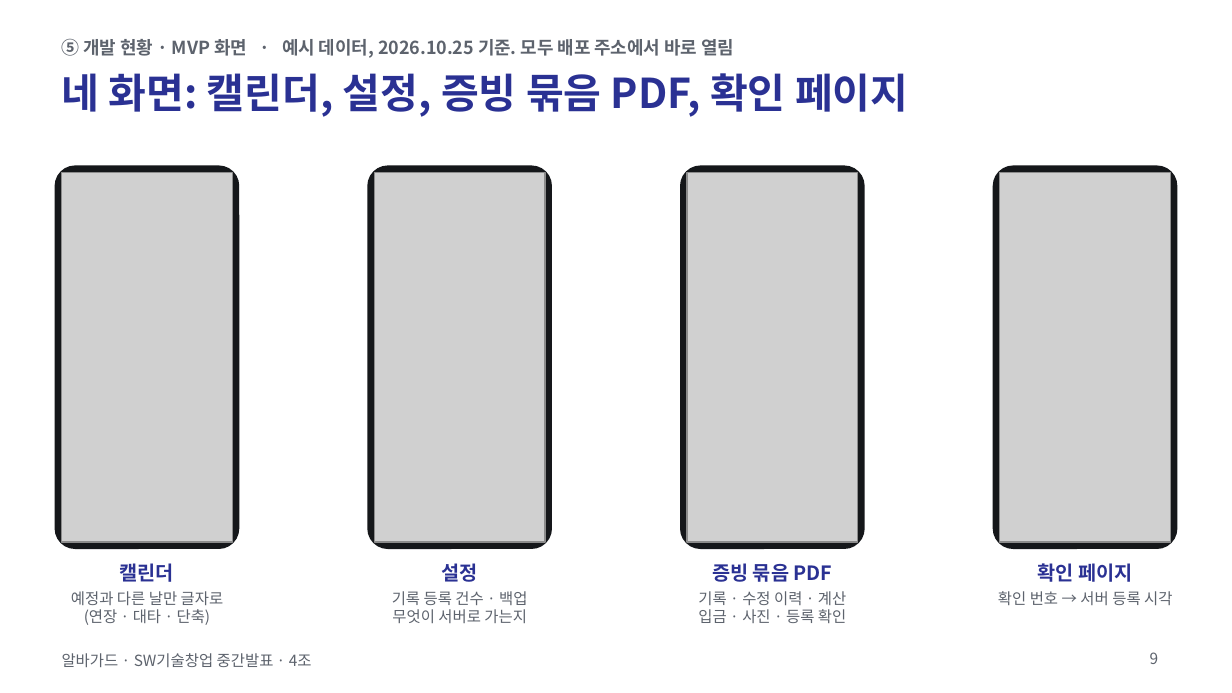
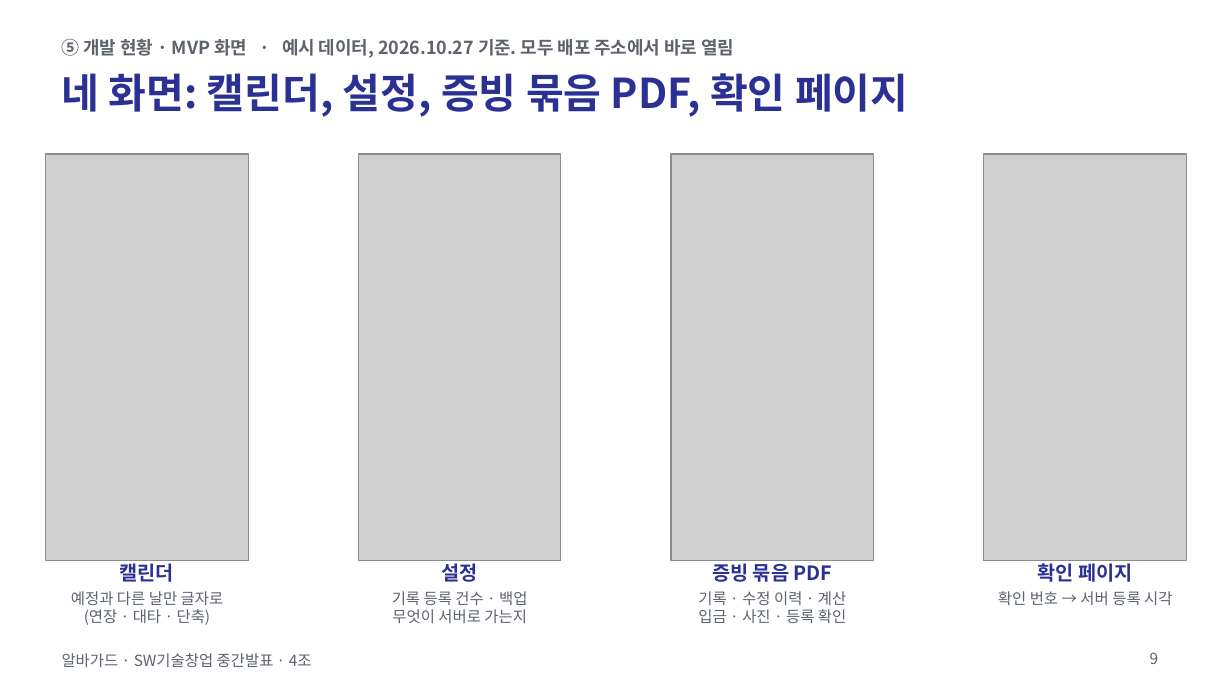
Before and after one commit to jihooni217/albaguard, a slide deck: slide 9 of docs/06_중간발표_PPT_간결판.pptx. Drawn at 1232x693 pixels with LibreOffice and Linux fonts; fonts in the diff are those of the drawing; grey boxes stand for pictures. Boxes give left, top, right and bottom in pixels: in the first picture for what was removed or moved away, otherwise in the second. Text is boxed around its words. In the diff, an @@ line names an element or a change of style, - is before the commit and + after.

```diff
--- a/docs/06_중간발표_PPT_간결판.pptx
+++ b/docs/06_중간발표_PPT_간결판.pptx
@@ text at [62,39,734,58]: text changed @@
-⑤ 개발 현황 · MVP 화면 · 예시 데이터, 2026.10.25 기준. 모두 배포 주소에서 바로 열림
+⑤ 개발 현황 · MVP 화면 · 예시 데이터, 2026.10.27 기준. 모두 배포 주소에서 바로 열림
@@ picture: place and size @@
-picture at [62,172,233,542]
+picture at [46,154,248,561]
@@ rounded rectangle removed at [55,166,239,548] @@
@@ picture: place and size @@
-picture at [375,172,546,542]
+picture at [359,154,561,561]
@@ rounded rectangle removed at [368,166,552,548] @@
@@ picture: place and size @@
-picture at [687,172,859,542]
+picture at [671,154,873,561]
@@ rounded rectangle removed at [681,166,865,548] @@
@@ picture: place and size @@
-picture at [999,172,1170,542]
+picture at [984,154,1186,561]
@@ rounded rectangle removed at [993,166,1177,548] @@
```
Also in this commit, not shown: 1 other slide changed, 22 other files.
